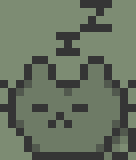
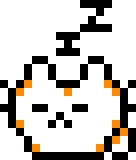
Revision of a layered 136 × 160 image; what changed, layer by layer:
painted on "sleep_ZZ" over (0, 0, 136, 160)
hid "sleep_Z", painted on it over (0, 32, 136, 160)
painted on "sleep" over (0, 56, 136, 160)
hid "Background" over (0, 0, 136, 160)
